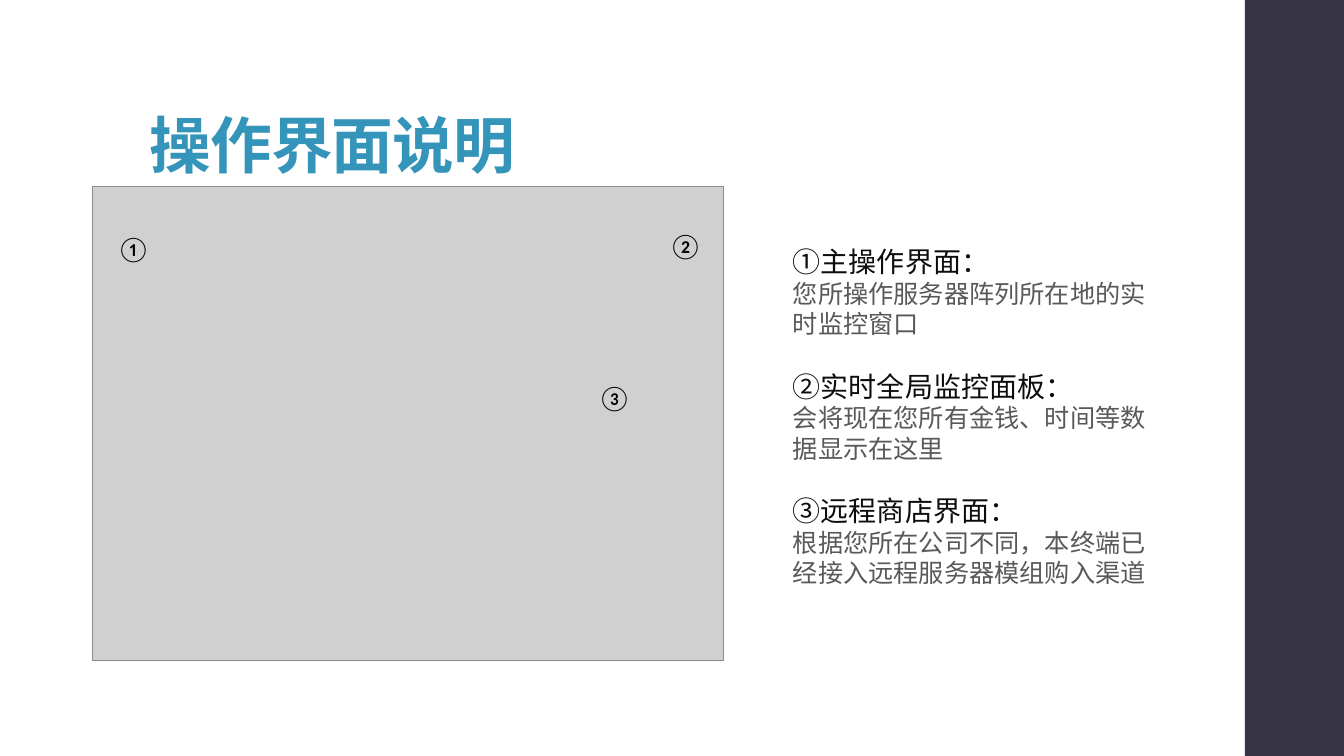
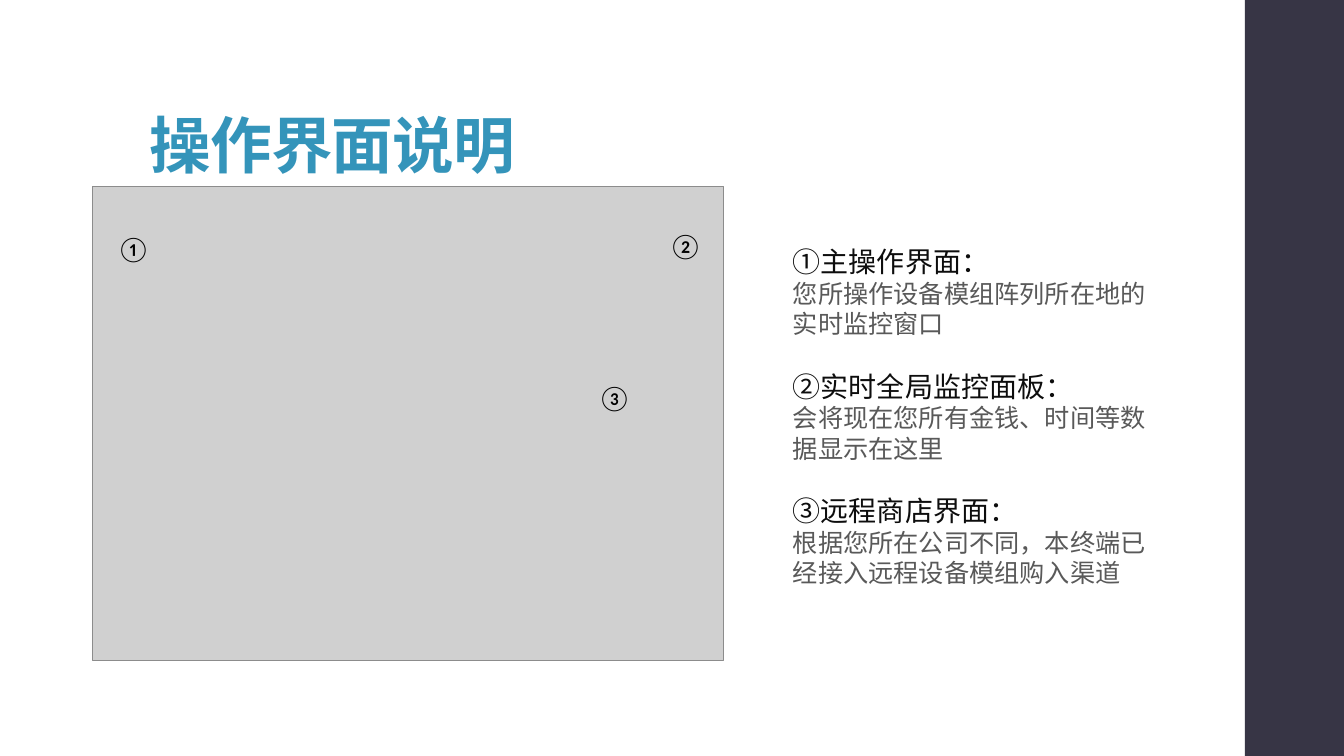
Before and after one commit to syx007/GamePlayGround, a slide deck: slide 5 of document/ROOT 操作指南.pptx. Drawn at 1344x756 pixels with LibreOffice and Linux fonts; fonts in the diff are those of the drawing; grey boxes stand for pictures. Boxes give left, top, right and bottom in pixels: in the first picture for what was removed or moved away, otherwise in the second. Text is boxed around its words. In the diff, an @@ line names an element or a change of style, - is before the commit and + after.

```diff
--- a/document/ROOT 操作指南.pptx
+++ b/document/ROOT 操作指南.pptx
@@ text at [793,282,1146,335]: text changed @@
-您所操作服务器阵列所在地的实时监控窗口
+您所操作设备模组阵列所在地的实时监控窗口
@@ text at [793,531,1146,584]: text changed @@
-根据您所在公司不同，本终端已经接入远程服务器模组购入渠道
+根据您所在公司不同，本终端已经接入远程设备模组购入渠道
```
Also in this commit, not shown: 10 other slides changed, 3 slides added, 1 slide removed.
